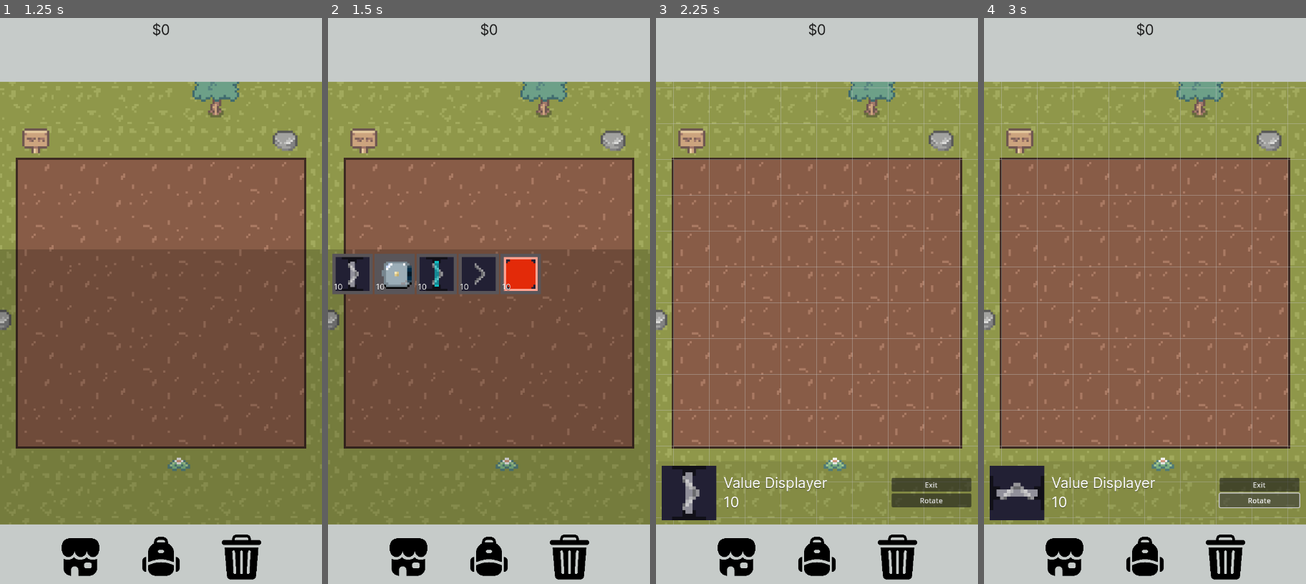
Above: before the commit, frames 1-4 (left to right).
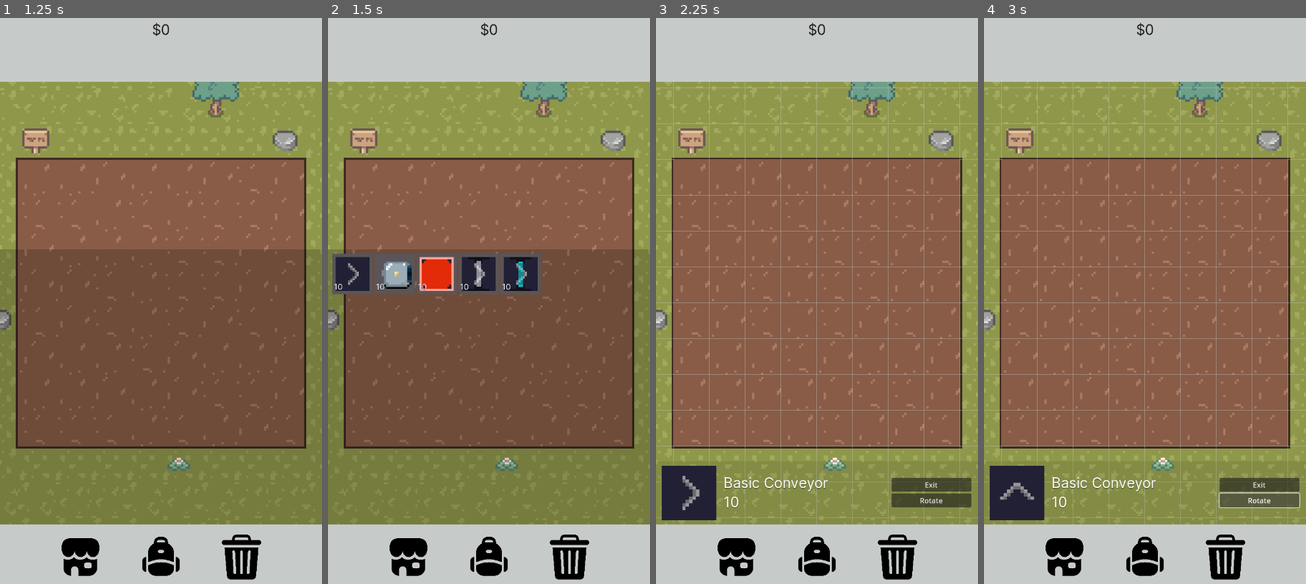
Above: after the commit, the same moments.

Repository: bencerr/Factory-Frontier
Game: Godot game, scene res://scenes/main.tscn
Same seed, same stepped clock (60 frames per second), same inputs: the game is played once before the commit and once after it.
Inputs (mouse positions are in pixels of both pictures, inside the frame that each line leads up to):
- Up to frame 1 (1.25 s): click (80, 555) at 0.5 s
- Up to frame 2 (1.5 s): click (489, 555) at 1.25 s
- Up to frame 3 (2.25 s): click (681, 272) at 2.02 s
- Up to frame 4 (3 s): click "Rotate" at 2.75 s

Frame 1 is identical in both runs. In frame 2, 1.5% of the frame differs, in the area x 4-66%, y 42-49%; in frame 3, 0.7%; in frame 4, 0.7%.

Commit message:
upgrader ore limit

Diff:
--- a/scenes/items/upgrader1.tscn
+++ b/scenes/items/upgraders/upgrader1.tscn
@@ -1,90 +1,90 @@
 [gd_scene load_steps=32 format=3 uid="uid://dfdd7hxh05ym"]
 
-[ext_resource type="Script" path="res://scripts/upgrader.gd" id="1_w3doi"]
-[ext_resource type="Texture2D" uid="uid://dsvowh2gxsb40" path="res://sprites/tilesets/conveyor.png" id="2_7t0qs"]
-[ext_resource type="Script" path="res://scripts/item_data.gd" id="2_sagyh"]
-[ext_resource type="Texture2D" uid="uid://0p2yiuo1np6" path="res://sprites/tilesets/icons.png" id="2_vwhg8"]
-[ext_resource type="PackedScene" uid="uid://cotn4ygsivl1t" path="res://scenes/detector.tscn" id="3_1va5j"]
-[ext_resource type="Script" path="res://scripts/item_holder.gd" id="4_r3pwh"]
-[ext_resource type="Texture2D" uid="uid://dyqjq6hgr6m4n" path="res://sprites/tilesets/upgraders.png" id="7_iuhi1"]
+[ext_resource type="Script" path="res://scripts/upgrader.gd" id="1_t0aca"]
+[ext_resource type="Texture2D" uid="uid://0p2yiuo1np6" path="res://sprites/tilesets/icons.png" id="2_hpseu"]
+[ext_resource type="Script" path="res://scripts/item_data.gd" id="3_ucfld"]
+[ext_resource type="Texture2D" uid="uid://dsvowh2gxsb40" path="res://sprites/tilesets/conveyor.png" id="4_toh70"]
+[ext_resource type="PackedScene" uid="uid://cotn4ygsivl1t" path="res://scenes/detector.tscn" id="5_b78ow"]
+[ext_resource type="Script" path="res://scripts/item_holder.gd" id="6_wby1m"]
+[ext_resource type="Texture2D" uid="uid://dyqjq6hgr6m4n" path="res://sprites/tilesets/upgraders.png" id="7_aboo4"]
 
 [sub_resource type="AtlasTexture" id="AtlasTexture_fordw"]
-atlas = ExtResource("2_vwhg8")
+atlas = ExtResource("2_hpseu")
 region = Rect2(48, 2.08165e-12, 16, 16)
 
 [sub_resource type="Resource" id="Resource_05dkw"]
-script = ExtResource("2_sagyh")
+script = ExtResource("3_ucfld")
 item_name = "Basic Upgrader"
 item_type = 2
 icon = SubResource("AtlasTexture_fordw")
 id = 3
 
 [sub_resource type="AtlasTexture" id="AtlasTexture_dd884"]
-atlas = ExtResource("2_7t0qs")
+atlas = ExtResource("4_toh70")
 region = Rect2(0, 0, 16, 16)
 
 [sub_resource type="AtlasTexture" id="AtlasTexture_xnmbf"]
-atlas = ExtResource("2_7t0qs")
+atlas = ExtResource("4_toh70")
 region = Rect2(16, 0, 16, 16)
 
 [sub_resource type="AtlasTexture" id="AtlasTexture_tbcrs"]
-atlas = ExtResource("2_7t0qs")
+atlas = ExtResource("4_toh70")
 region = Rect2(32, 0, 16, 16)
 
 [sub_resource type="AtlasTexture" id="AtlasTexture_qmi8x"]
-atlas = ExtResource("2_7t0qs")
+atlas = ExtResource("4_toh70")
 region = Rect2(48, 0, 16, 16)
 
 [sub_resource type="AtlasTexture" id="AtlasTexture_d2ogq"]
-atlas = ExtResource("2_7t0qs")
+atlas = ExtResource("4_toh70")
 region = Rect2(64, 0, 16, 16)
 
 [sub_resource type="AtlasTexture" id="AtlasTexture_wlr5o"]
-atlas = ExtResource("2_7t0qs")
+atlas = ExtResource("4_toh70")
 region = Rect2(80, 0, 16, 16)
 
 [sub_resource type="AtlasTexture" id="AtlasTexture_a70ui"]
-atlas = ExtResource("2_7t0qs")
+atlas = ExtResource("4_toh70")
 region = Rect2(96, 0, 16, 16)
 
 [sub_resource type="AtlasTexture" id="AtlasTexture_p71fy"]
-atlas = ExtResource("2_7t0qs")
+atlas = ExtResource("4_toh70")
 region = Rect2(112, 0, 16, 16)
 
 [sub_resource type="AtlasTexture" id="AtlasTexture_3kkbt"]
-atlas = ExtResource("2_7t0qs")
+atlas = ExtResource("4_toh70")
 region = Rect2(128, 0, 16, 16)
 
 [sub_resource type="AtlasTexture" id="AtlasTexture_lh5km"]
-atlas = ExtResource("2_7t0qs")
+atlas = ExtResource("4_toh70")
 region = Rect2(144, 0, 16, 16)
 
 [sub_resource type="AtlasTexture" id="AtlasTexture_i8qra"]
-atlas = ExtResource("2_7t0qs")
+atlas = ExtResource("4_toh70")
 region = Rect2(160, 0, 16, 16)
 
 [sub_resource type="AtlasTexture" id="AtlasTexture_ahtt6"]
-atlas = ExtResource("2_7t0qs")
+atlas = ExtResource("4_toh70")
 region = Rect2(176, 0, 16, 16)
 
 [sub_resource type="AtlasTexture" id="AtlasTexture_5v3ms"]
-atlas = ExtResource("2_7t0qs")
+atlas = ExtResource("4_toh70")
 region = Rect2(192, 0, 16, 16)
 
 [sub_resource type="AtlasTexture" id="AtlasTexture_6yfpb"]
-atlas = ExtResource("2_7t0qs")
+atlas = ExtResource("4_toh70")
 region = Rect2(208, 0, 16, 16)
 
 [sub_resource type="AtlasTexture" id="AtlasTexture_02hdd"]
-atlas = ExtResource("2_7t0qs")
+atlas = ExtResource("4_toh70")
 region = Rect2(224, 0, 16, 16)
 
 [sub_resource type="AtlasTexture" id="AtlasTexture_q75op"]
-atlas = ExtResource("2_7t0qs")
+atlas = ExtResource("4_toh70")
 region = Rect2(240, 0, 16, 16)
 
 [sub_resource type="AtlasTexture" id="AtlasTexture_io158"]
-atlas = ExtResource("2_7t0qs")
+atlas = ExtResource("4_toh70")
 region = Rect2(256, 0, 16, 16)
 
 [sub_resource type="SpriteFrames" id="SpriteFrames_7mg20"]
@@ -165,9 +165,9 @@
 gravity_point_center = Vector2(2.08165e-12, -10)
 gravity_direction = Vector2(2.08165e-12, -10)
 gravity = 8.52651e-14
-script = ExtResource("1_w3doi")
+script = ExtResource("1_t0aca")
 item_data = SubResource("Resource_05dkw")
-multiplier = 1000.0
+multiplier = 1.1
 
 [node name="AnimatedSprite2D" type="AnimatedSprite2D" parent="."]
 sprite_frames = SubResource("SpriteFrames_7mg20")
--- a/scripts/game_data.gd
+++ b/scripts/game_data.gd
@@ -26,11 +26,16 @@
 	return scene_loads
 
 func load_items() -> void:
-	for res: Resource in dir_contents("res://scenes/items"):
-		#var res := load(file_path)
-		var itm: Node = res.instantiate()
-		items[itm.item_data.id] = itm
-		#print_debug(str(itm.item_data.id) + ": "+ itm.item_data.item_name)
+	var dirs := [
+		"res://scenes/items/conveyors",
+		"res://scenes/items/droppers",
+		"res://scenes/items/furnaces",
+		"res://scenes/items/upgraders"]
+
+	for dir in dirs:
+		for res: Resource in dir_contents(dir):
+			var itm: Node = res.instantiate()
+			items[itm.item_data.id] = itm
 
 func _ready() -> void:
 	load_items()
--- a/scripts/ore.gd
+++ b/scripts/ore.gd
@@ -8,3 +8,5 @@
 	set(val):
 		value = val
 		value_changed.emit(val)
+
+@export var upgrade_tags: Array[String] = []
--- a/scripts/upgrader.gd
+++ b/scripts/upgrader.gd
@@ -6,6 +6,8 @@
 @export var multiplier: float
 
 func upgrade(ore: Ore) -> void:
+	if ore.upgrade_tags.has(item_data.item_name): return
+	ore.upgrade_tags.append(item_data.item_name)
 	var ore_value: float = ore.value
 	ore.value = (ore_value * multiplier)
 
Renamed: scenes/items/conveyor.tscn -> scenes/items/conveyors/conveyor.tscn
Renamed: scenes/items/dropper.tscn -> scenes/items/droppers/dropper.tscn
Renamed: scenes/items/furnace.tscn -> scenes/items/furnaces/furnace.tscn
Not shown: 2 places in scenes/items/upgraders/upgrader1.tscn that only renumber resources
Renamed: scenes/items/value displayer.tscn -> scenes/items/upgraders/value displayer.tscn
